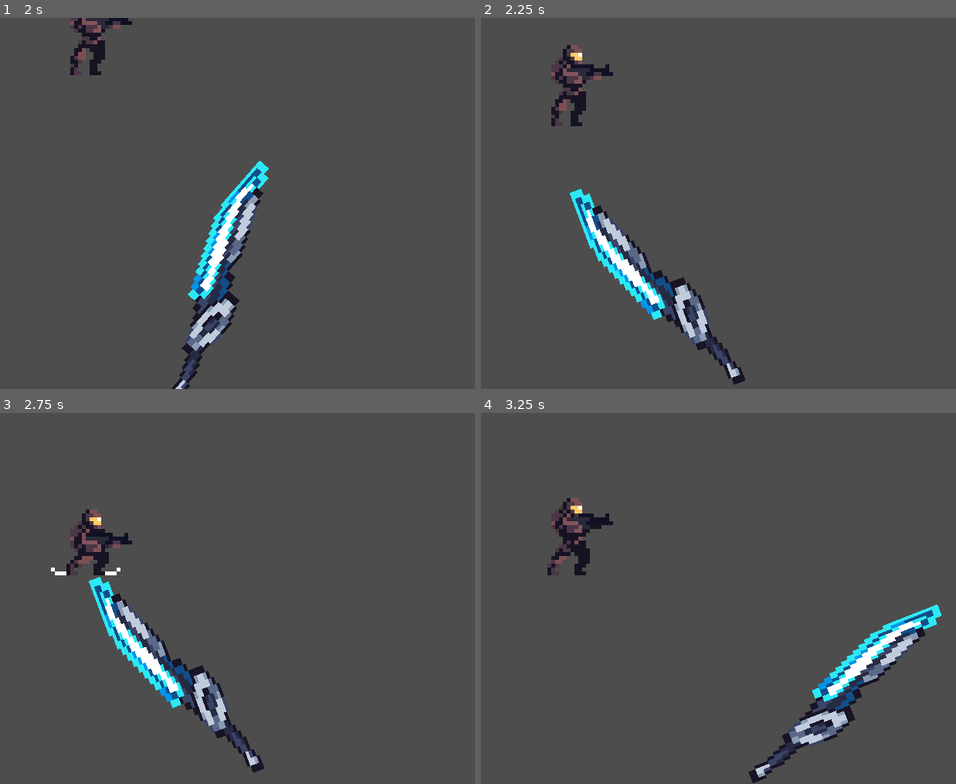
Above: before the commit, frames 1-4 (two rows, left to right).
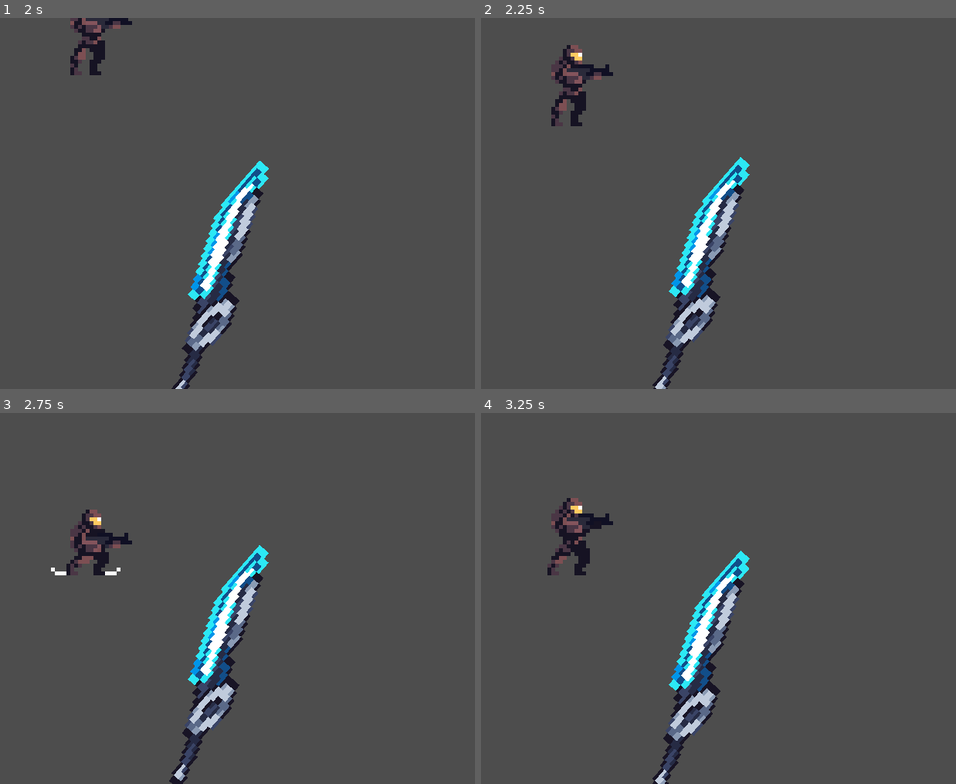
Above: after the commit, the same moments.

Repository: lognasmeow/Deflector
Game: Godot game, scene res://Maps/map_main.tscn
Same seed, same stepped clock (60 frames per second), same inputs: the game is played once before the commit and once after it.
Inputs:
- Up to frame 1 (2 s): hold Space (space) 0.53-1.28 s; tap Space (space) at 1.35 s
- Up to frame 2 (2.25 s): hold Space (space) from 2.03 s (still down)
- Up to frame 3 (2.75 s): keep holding Space (space)
- Up to frame 4 (3.25 s): release Space (space) at 2.78 s; tap Space (space) at 2.85 s

Frame 1 is identical in both runs. In frame 2, 7.2% of the frame differs, in the area x 18-57%, y 37-100%; in frame 3, 7.2%; in frame 4, 8.2%, in the area x 36-97%, y 37-100%.

Commit message:
screen shake

Diff:
--- a/Enemies/enemies.gd
+++ b/Enemies/enemies.gd
@@ -4,6 +4,7 @@
 @onready var map: Node2D = $".."
 @onready var spawnTimer: Timer = $"../Spawn"
 @onready var anyEnemyTelegraphingTimer: Timer = $"../AnyEnemyTelegraphing"
+@onready var camera: Camera2D = $"../Camera2D"
 
 var enemy = preload("res://Enemies/enemy.tscn")
 var enemy1Taken: bool = false
@@ -28,6 +29,7 @@
 	instance.attacking.connect(player._on_enemy_attacking)
 	instance.miss.connect(player._on_enemy_miss)
 	instance.dead.connect(map._on_enemy_dead)
+	instance.dead.connect(camera._on_enemy_dead)
 	player.deflecting.connect(instance._on_player_deflecting)
 	player.usingUltimate.connect(instance._on_player_using_ultimate)
 
--- /dev/null
+++ b/Maps/Camera2D.gd
@@ -0,0 +1,26 @@
+extends Camera2D
+
+@onready var shakeTimer: Timer = $Shake
+
+var shakeAmount: float = 0
+var positionX: int
+var positionY: int
+
+func _process(delta):
+	offset = Vector2(randf_range(-1, 1) * shakeAmount , randf_range(-1, 1) * shakeAmount)
+
+func shake(time: float, amount: float):
+	shakeTimer.wait_time = time
+	shakeAmount = amount
+	set_process(true)
+	shakeTimer.start()
+
+
+
+func _on_enemy_dead():
+	shake(0.1, 3)
+
+
+func _on_shake_timeout():
+	set_process(false)
+	get_tree().create_tween().interpolate_value(self, "offset", 1, 1, Tween.TRANS_LINEAR, Tween.EASE_IN)
--- a/Maps/map_main.tscn
+++ b/Maps/map_main.tscn
@@ -1,8 +1,9 @@
-[gd_scene load_steps=4 format=3 uid="uid://biwcqqp45njwv"]
+[gd_scene load_steps=5 format=3 uid="uid://biwcqqp45njwv"]
 
 [ext_resource type="Script" path="res://Maps/map_main.gd" id="1_k01aj"]
 [ext_resource type="PackedScene" uid="uid://b3xmpvw4nbyv4" path="res://Player/player.tscn" id="1_xy87o"]
 [ext_resource type="Script" path="res://Enemies/enemies.gd" id="3_3rwte"]
+[ext_resource type="Script" path="res://Maps/Camera2D.gd" id="4_75gfh"]
 
 [node name="MapMain" type="Node2D"]
 script = ExtResource("1_k01aj")
@@ -23,9 +24,16 @@
 wait_time = 0.5
 one_shot = true
 
+[node name="Camera2D" type="Camera2D" parent="."]
+position = Vector2(320, 240)
+script = ExtResource("4_75gfh")
+
+[node name="Shake" type="Timer" parent="Camera2D"]
+
 [connection signal="tenEnemiesKilled" from="." to="Player" method="_on_map_main_ten_enemies_killed"]
 [connection signal="dead" from="Player" to="." method="_on_player_dead"]
 [connection signal="takingDamage" from="Player" to="." method="_on_player_taking_damage"]
 [connection signal="ultimateIsAvailable" from="Player" to="." method="_on_player_ultimate_is_available"]
 [connection signal="timeout" from="Spawn" to="Enemies" method="_on_spawn_timeout"]
 [connection signal="timeout" from="AnyEnemyTelegraphing" to="Enemies" method="_on_any_enemy_telegraphing_timeout"]
+[connection signal="timeout" from="Camera2D/Shake" to="Camera2D" method="_on_shake_timeout"]
--- a/Player/player.gd
+++ b/Player/player.gd
@@ -15,7 +15,7 @@
 
 var deflectAvailable: bool = true
 var health: int = 1
-var ultimateAvailable: bool = true
+var ultimateAvailable: bool = false
 var spacePressed: bool = false
 var isInvincible: bool = false
 var ultimateCheckerTimerStarted: bool = false
